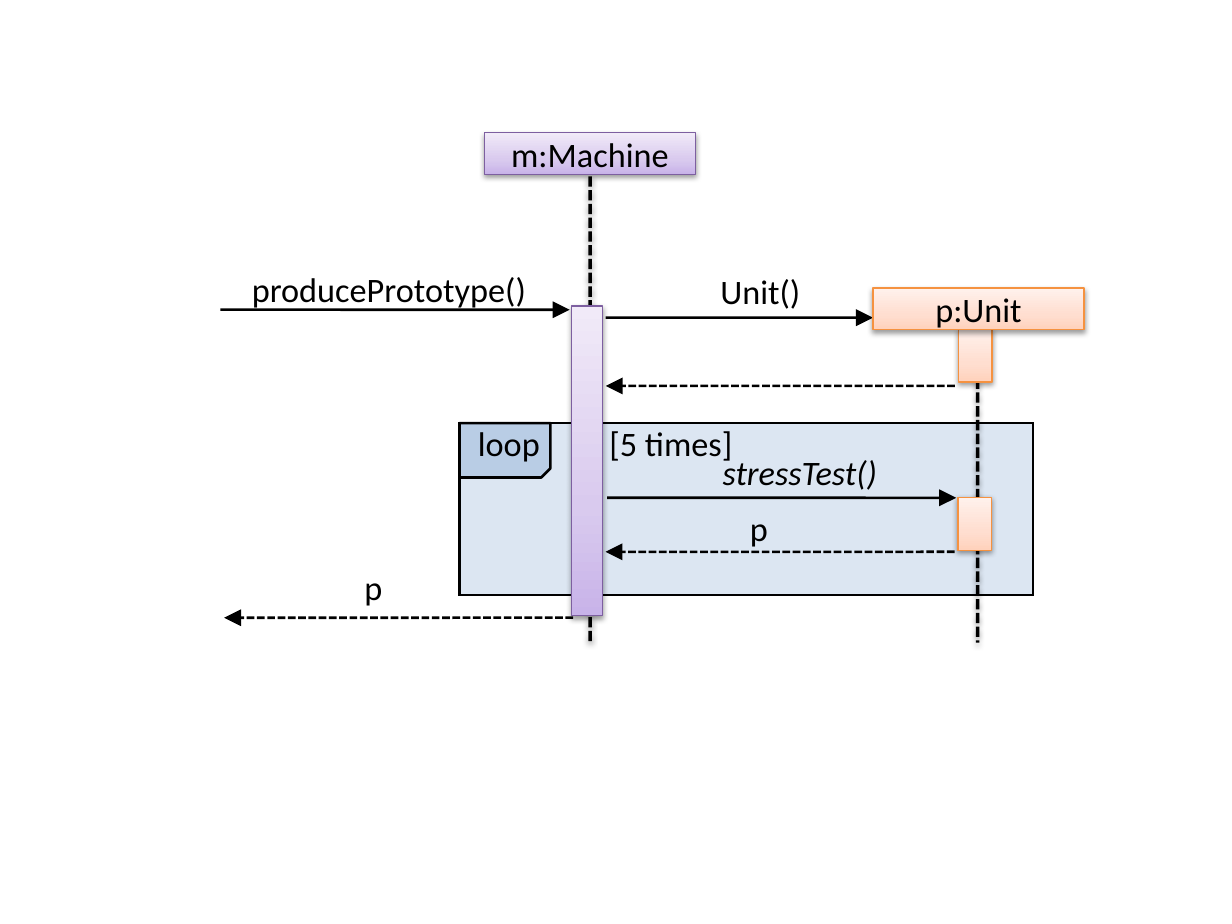
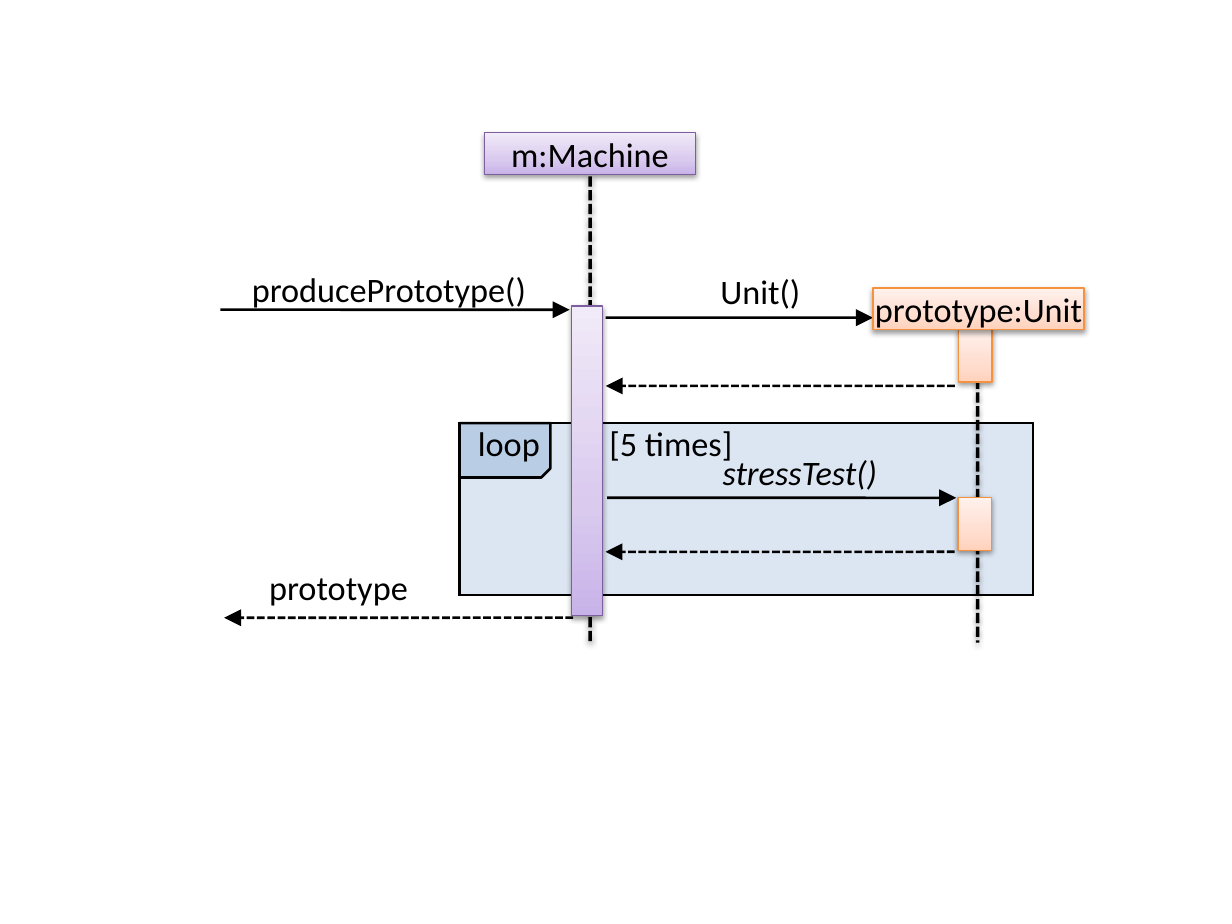
Before and after one commit to se-edu/se-book, a slide deck: slide 1 of diagrams/modelling/modellingBehaviours/sequenceDiagramsBasic/Machine.pptx. Drawn at 1232x924 pixels with LibreOffice and Linux fonts; fonts in the diff are those of the drawing. Boxes give left, top, right and bottom in pixels: in the first picture for what was removed or moved away, otherwise in the second. Text is boxed around its words. In the diff, an @@ line names an element or a change of style, - is before the commit and + after.

Commit message:
modeling/behavior/sd: fix typo p -> prototype

```diff
--- a/diagrams/modelling/modellingBehaviours/sequenceDiagramsBasic/Machine.pptx
+++ b/diagrams/modelling/modellingBehaviours/sequenceDiagramsBasic/Machine.pptx
@@ text in rectangle at bbox=[875, 298, 1082, 331]: text changed @@
-p:Unit
+prototype:Unit
@@ text removed at bbox=[750, 524, 768, 547] @@
-p
@@ text at bbox=[269, 578, 408, 606]: text changed @@
-p
+prototype
```
Also in this commit, not shown: 1 other file.
